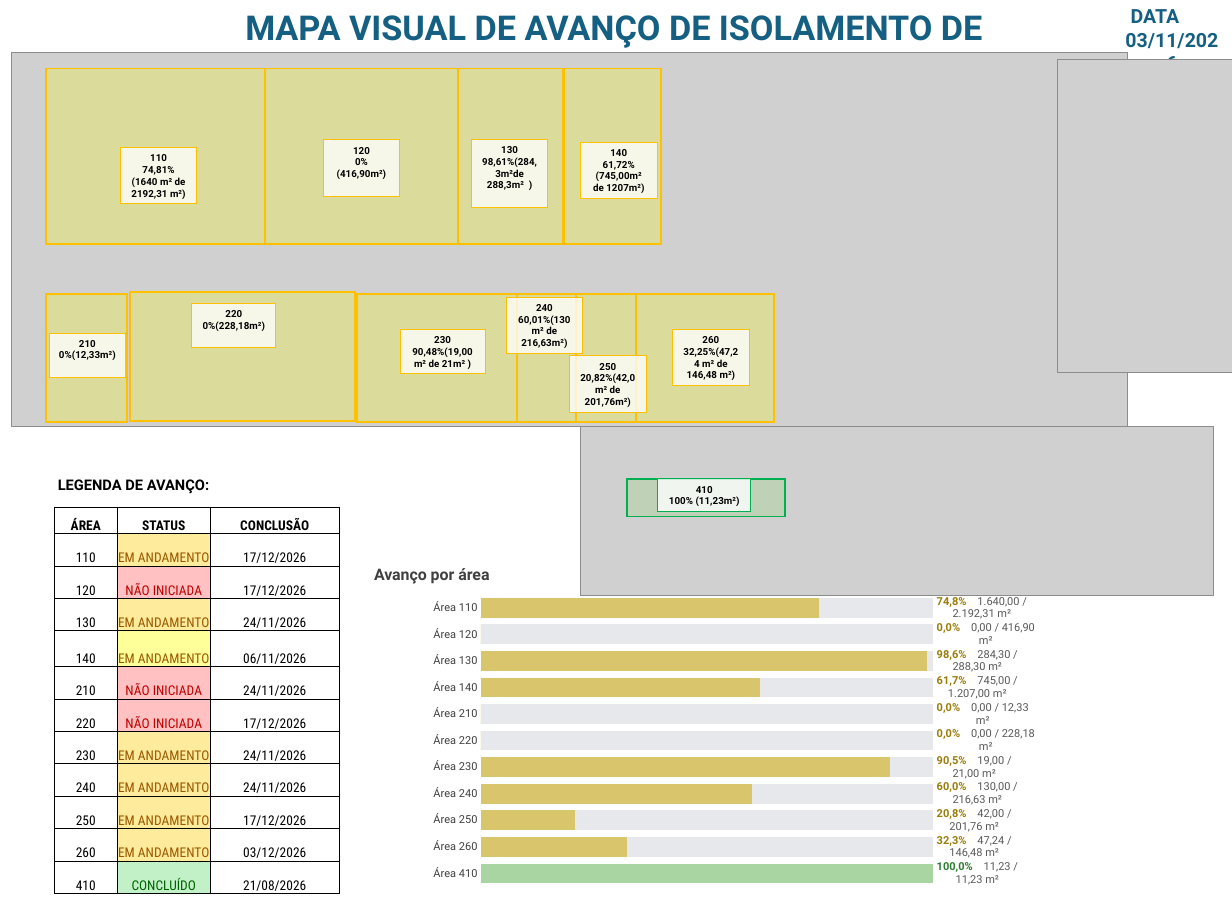
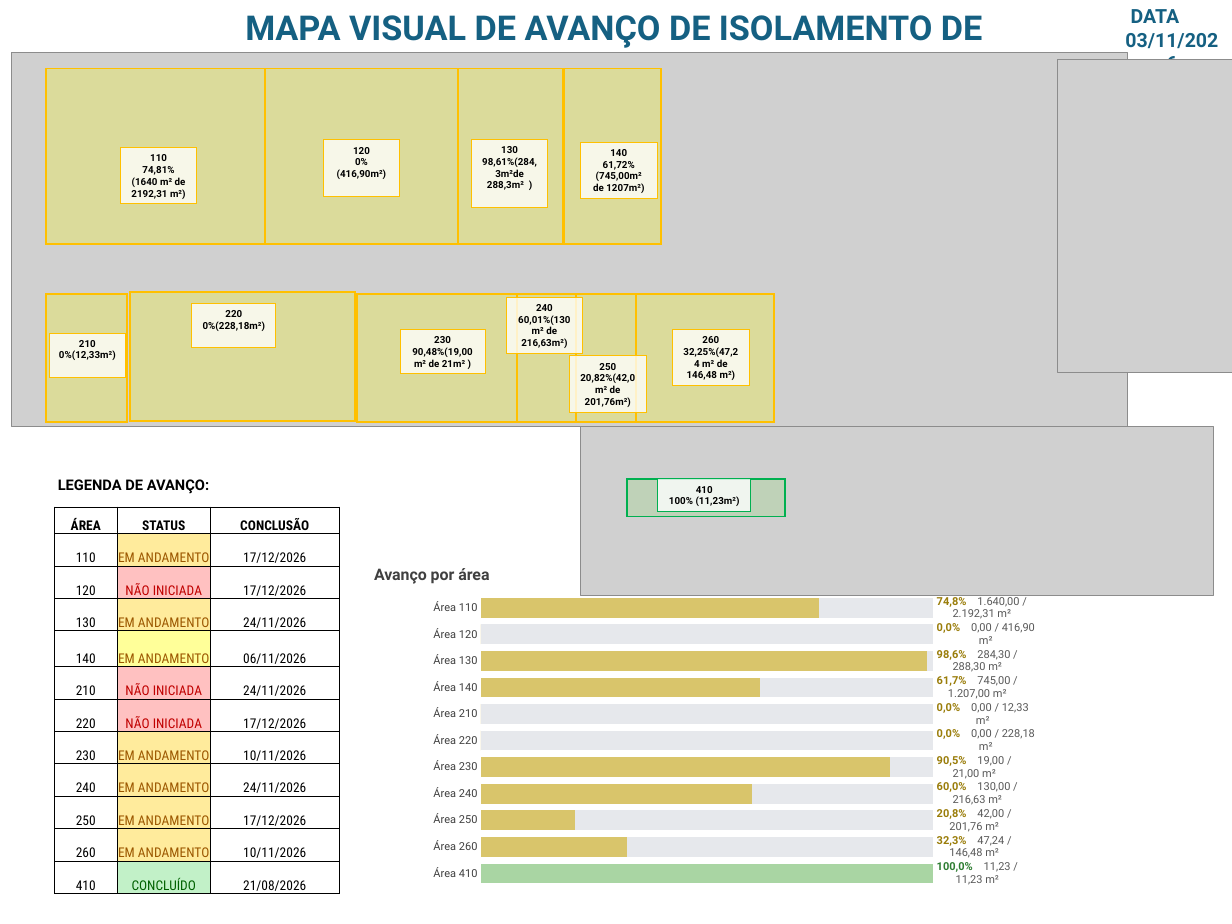
Before and after one commit to talisoncmartins91/termal-insulation, a slide deck: slide 5 of acompanhamento/modelo/apresentacao_semanal.pptx (slide 3 before the commit). Drawn at 1232x924 pixels with LibreOffice and Linux fonts; fonts in the diff are those of the drawing; grey boxes stand for pictures. Boxes give left, top, right and bottom in pixels: in the first picture for what was removed or moved away, otherwise in the second. Text is boxed around its words. In the diff, an @@ line names an element or a change of style, - is before the commit and + after.

```diff
--- a/acompanhamento/modelo/apresentacao_semanal.pptx
+++ b/acompanhamento/modelo/apresentacao_semanal.pptx
@@ table at (55,507,339,898) @@
-row 8, column 3: 24/11/2026
+row 8, column 3: 10/11/2026
-row 11, column 3: 03/12/2026
+row 11, column 3: 10/11/2026
```
Also in this commit, not shown: 2 other slides changed, 2 slides added.
